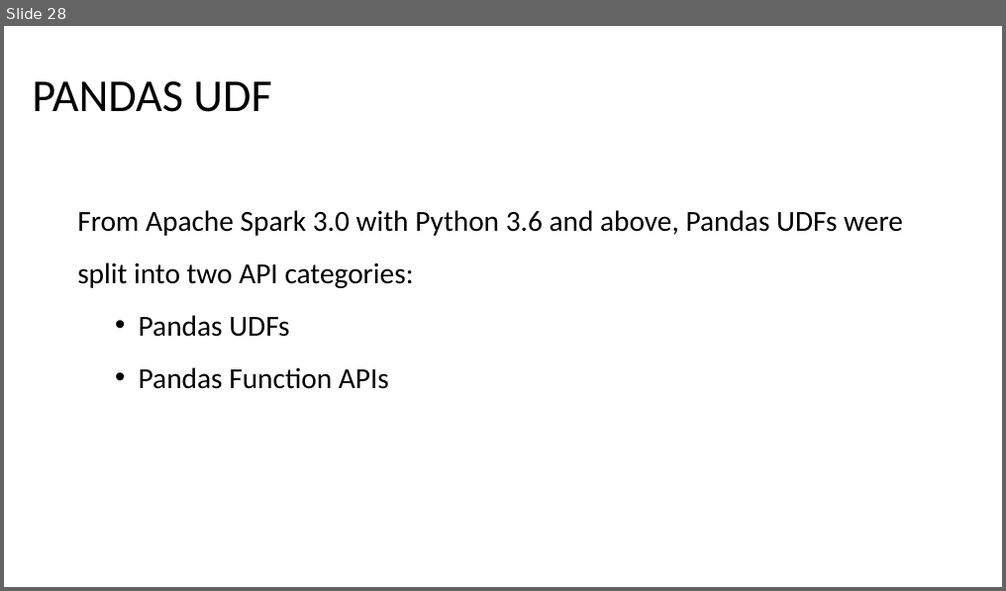
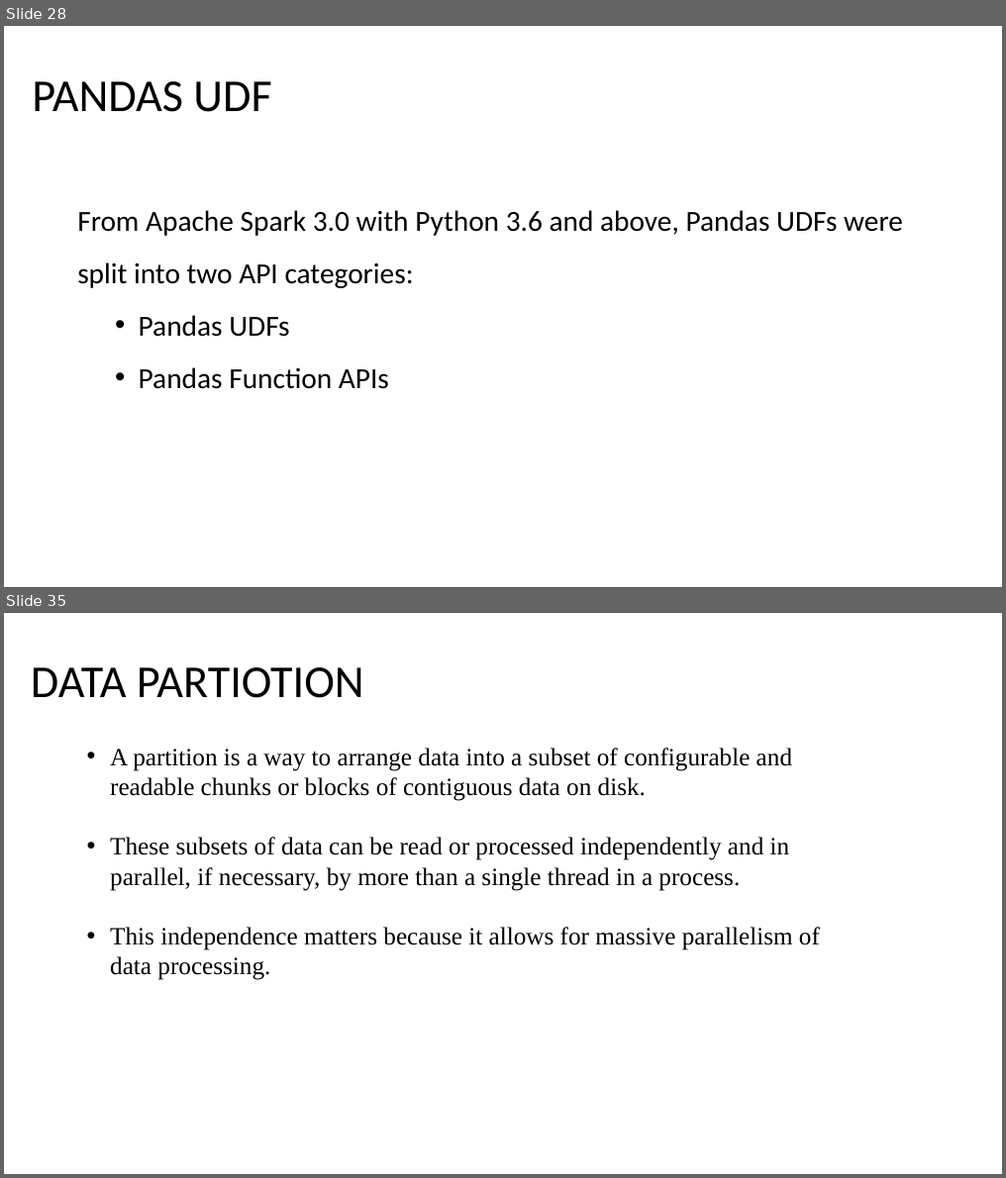
Before and after one commit to atarighati/Learning-Spark-Second_Edition, a slide deck: Learning Spark Notes.pptx. Shown one above the other, each under a label of ours: slide 28 before the commit, slides 28 and 35 after it; the slides between them are not shown. The pictures are 1006x591 and 1006x1178 pixels, drawn with LibreOffice and Linux fonts; fonts in the diff are those of the drawing. Boxes give left, top, right and bottom in pixels: in the first picture for what was removed or moved away, otherwise in the second. Text is boxed around its words. In the diff, an @@ line names an element or a change of style, - is before the commit and + after.

```diff
--- a/Learning Spark Notes.pptx
+++ b/Learning Spark Notes.pptx
@@ slide 35 added at box(4, 613, 1002, 1174), background #FFFFFF @@
@@ title added at box(31, 667, 364, 698), 44 pt, text #000000 @@
+DATA PARTIOTION
@@ text added at box(110, 748, 820, 980), 24 pt, text #000000 @@
+• A partition is a way to arrange data into a subset of configurable and readable chunks or blocks of contiguous data on disk.
+• These subsets of data can be read or processed independently and in parallel, if necessary, by more than a single thread in a process.
+• This independence matters because it allows for massive parallelism of data processing.
```
Also in this commit, not shown: 11 other slides added.
